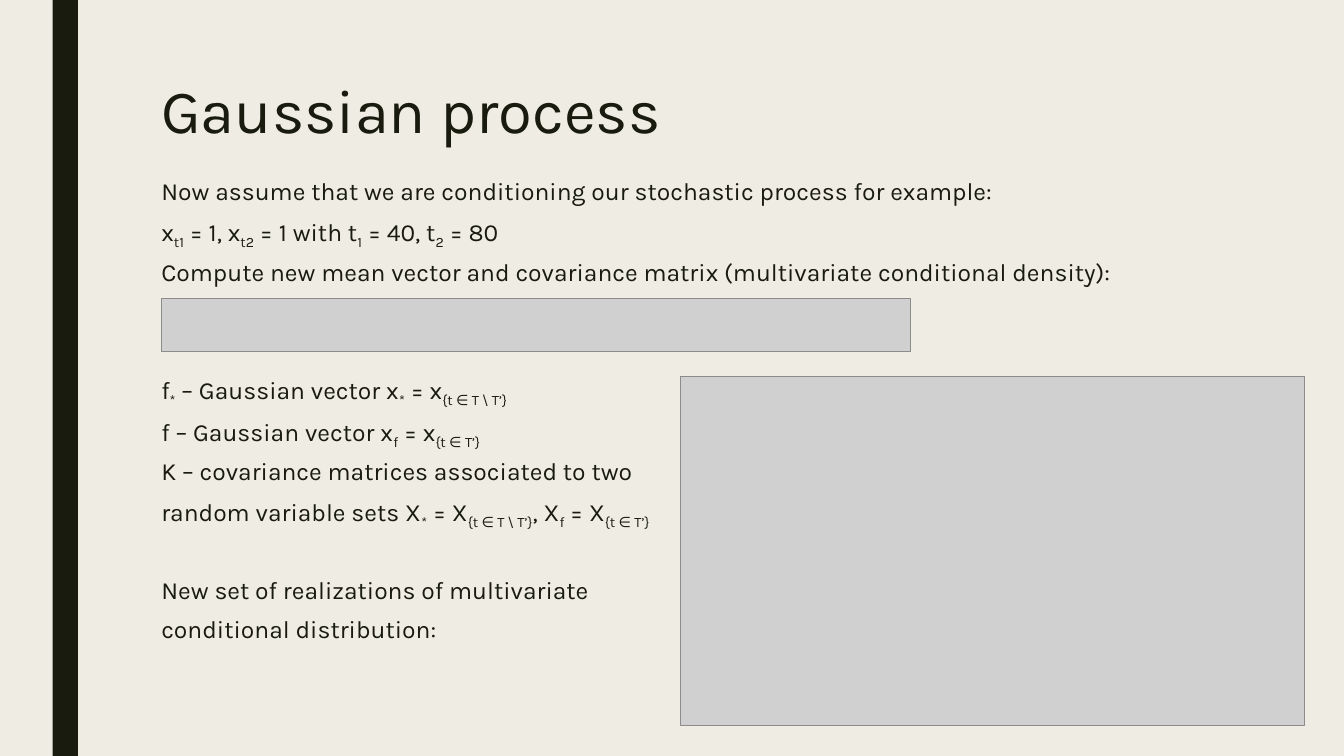
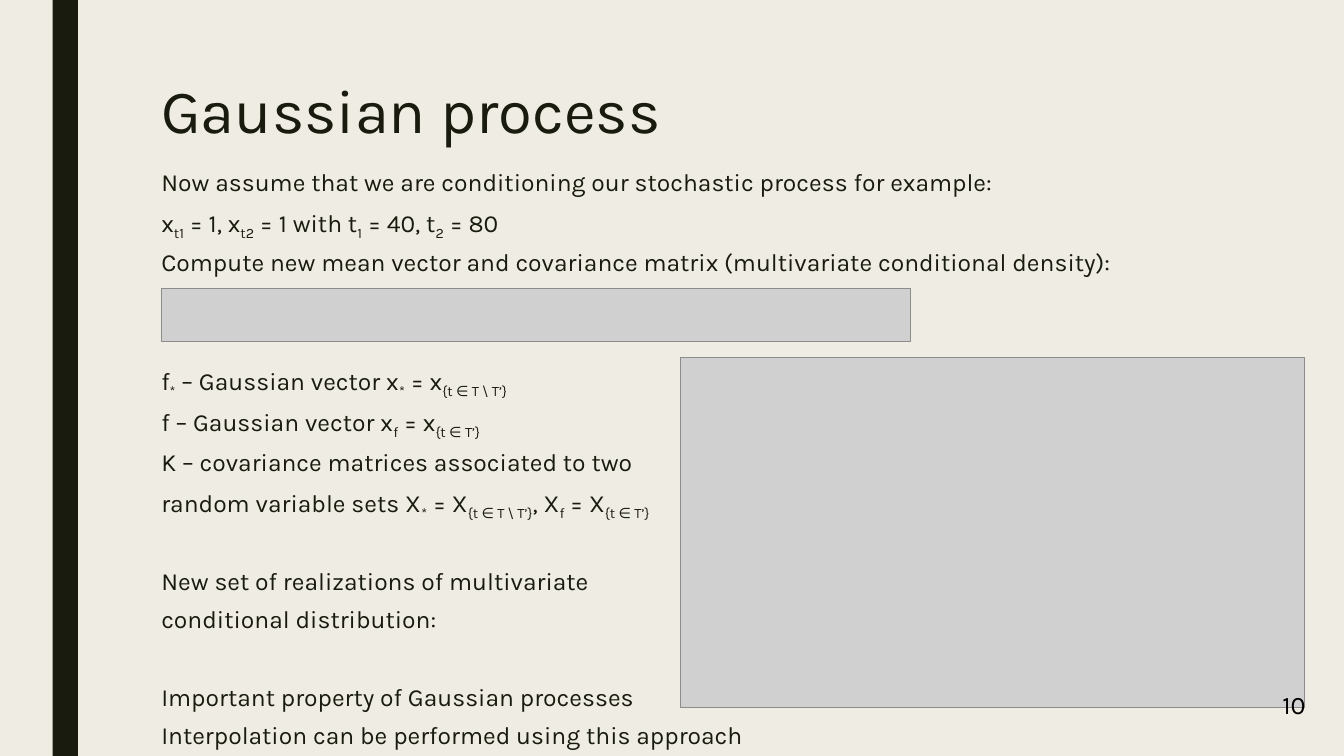
Before and after one commit to koptelovmax/gaussianprocess, a slide deck: slide 34 of presentation.pptx. Drawn at 1344x756 pixels with LibreOffice and Linux fonts; fonts in the diff are those of the drawing; grey boxes stand for pictures. Boxes give left, top, right and bottom in pixels: in the first picture for what was removed or moved away, otherwise in the second. Text is boxed around its words. In the diff, an @@ line names an element or a change of style, - is before the commit and + after.

```diff
--- a/presentation.pptx
+++ b/presentation.pptx
@@ text "Now assume that we are ...": place and size @@
-text "Now assume that we are ..." at box(161, 183, 1110, 639)
+text "Now assume that we are ..." at box(161, 174, 1110, 750)
@@ picture: place and size @@
-picture at box(161, 298, 910, 352)
+picture at box(161, 288, 910, 342)
@@ picture: place and size @@
-picture at box(681, 377, 1305, 727)
+picture at box(681, 358, 1305, 708)
@@ text at box(161, 689, 742, 750): paragraphs added @@
+Important property of Gaussian processes
+Interpolation can be performed using this approach
@@ text added at box(1282, 692, 1305, 714), 18 pt, text #000000 @@
+10
```
Also in this commit, not shown: 35 other slides changed, 3 slides added, 9 slides removed, 3 other files.
